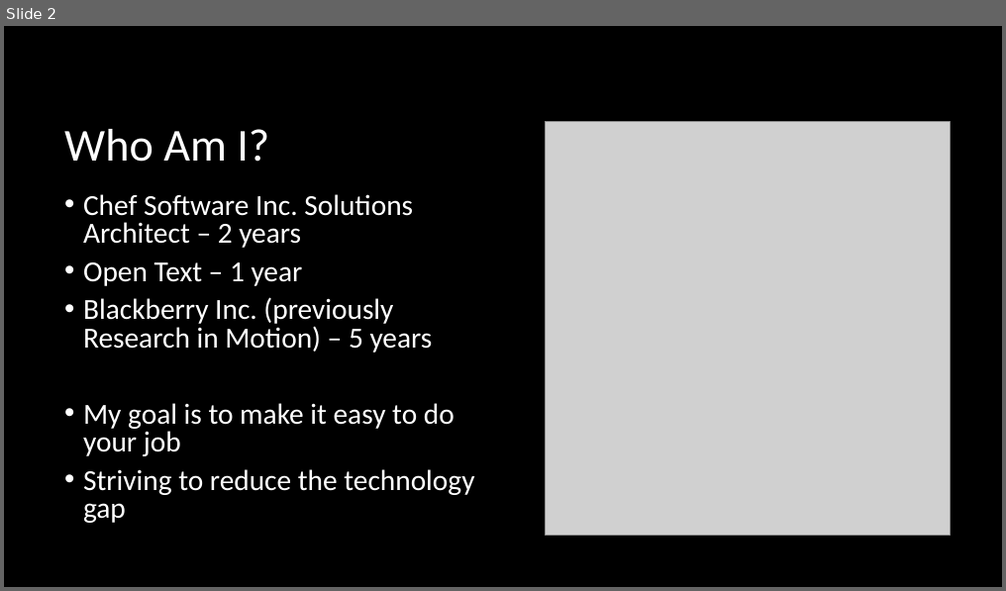
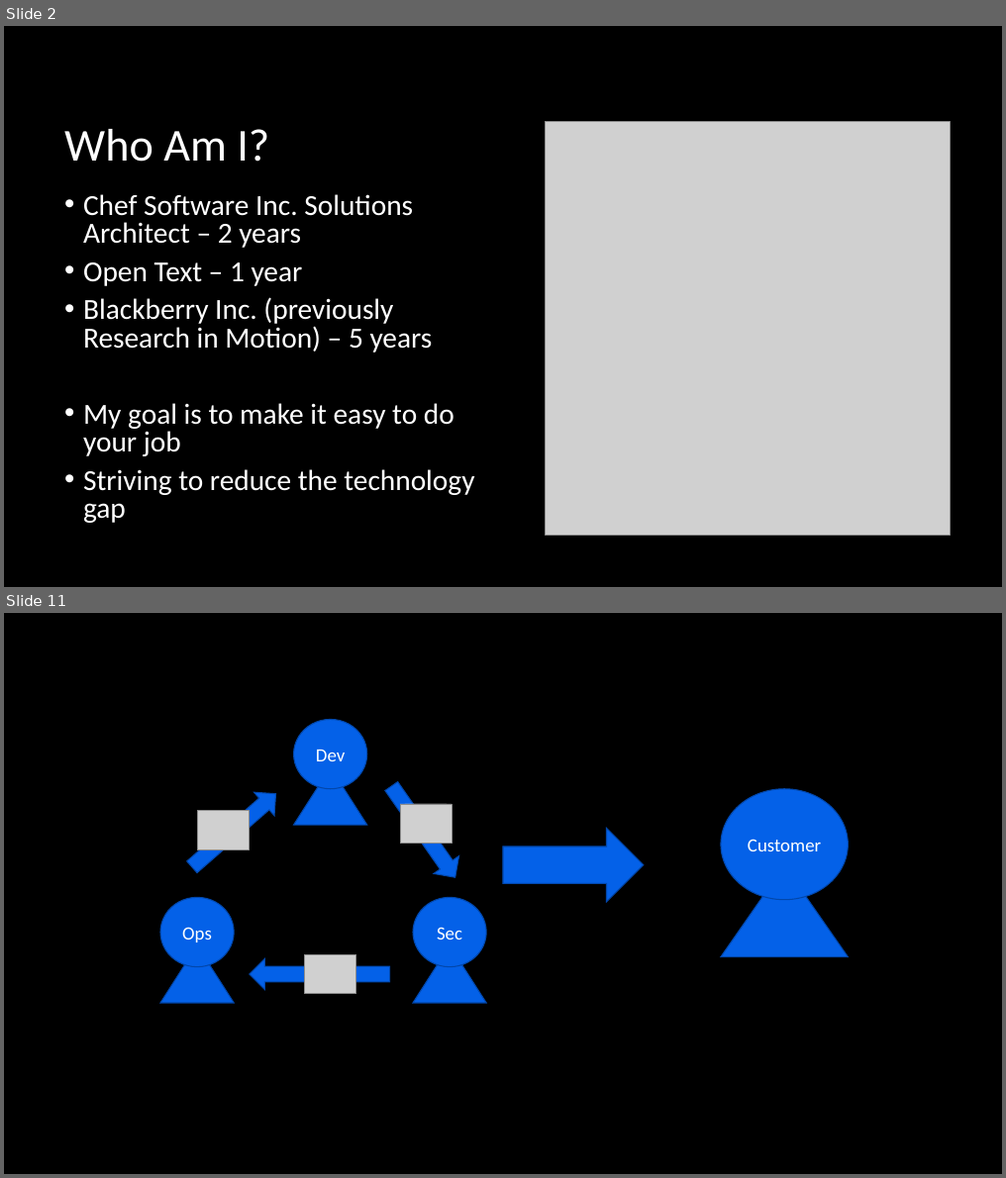
Before and after one commit to FraserPol/hashi-tech-excersise, a slide deck: Hashi-Demo-Preso.pptx. Shown one above the other, each under a label of ours: slide 2 before the commit, slides 2 and 11 after it; the slides between them are not shown. The pictures are 1006x591 and 1006x1178 pixels, drawn with LibreOffice and Linux fonts; fonts in the diff are those of the drawing; grey boxes stand for pictures. Boxes give left, top, right and bottom in pixels: in the first picture for what was removed or moved away, otherwise in the second. Text is boxed around its words. In the diff, an @@ line names an element or a change of style, - is before the commit and + after.

```diff
--- a/Hashi-Demo-Preso.pptx
+++ b/Hashi-Demo-Preso.pptx
@@ slide 11 added at (4, 613, 1002, 1174), background #000000 @@
@@ ellipse added at (294, 719, 367, 789), fill #0461E8, outline #0348AC 1 pt, 18 pt, text #FFFFFF @@
+Dev
@@ down arrow added at (181, 782, 285, 878), fill #0461E8, outline #0348AC 1 pt @@
@@ triangle added at (294, 768, 367, 826), fill #0461E8, outline #0348AC 1 pt @@
@@ down arrow added at (379, 777, 468, 886), fill #0461E8, outline #0348AC 1 pt @@
@@ ellipse added at (721, 789, 848, 900), fill #0461E8, outline #0348AC 1 pt, 18 pt, text #FFFFFF @@
+Customer
@@ picture added at (197, 811, 249, 851) @@
@@ picture added at (202, 811, 244, 851) @@
@@ picture added at (400, 804, 451, 844) @@
@@ picture added at (405, 804, 448, 844) @@
@@ down arrow added at (503, 828, 644, 902), fill #0461E8, outline #0348AC 1 pt @@
@@ triangle added at (721, 866, 848, 958), fill #0461E8, outline #0348AC 1 pt @@
@@ ellipse added at (160, 897, 234, 967), fill #0461E8, outline #0348AC 1 pt, 18 pt, text #FFFFFF @@
+Ops
@@ ellipse added at (413, 897, 486, 967), fill #0461E8, outline #0348AC 1 pt, 18 pt, text #FFFFFF @@
+Sec
@@ triangle added at (160, 947, 234, 1004), fill #0461E8, outline #0348AC 1 pt @@
@@ down arrow added at (250, 959, 390, 990), fill #0461E8, outline #0348AC 1 pt @@
@@ picture added at (305, 956, 356, 995) @@
@@ picture added at (310, 956, 351, 995) @@
@@ triangle added at (413, 947, 486, 1004), fill #0461E8, outline #0348AC 1 pt @@
```
Also in this commit, not shown: 1 slide changed, 13 other slides added, 13 other files.
